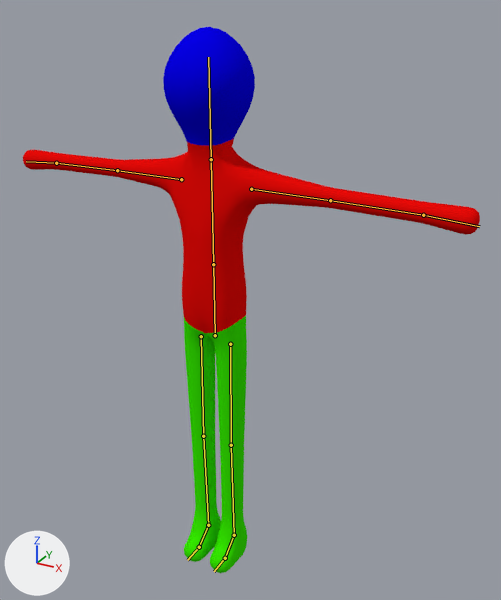
Two versions of the Blender file Assets/Blenders/NOCHuman.blend, one commit apart.
The view is the same before and after, from a 50 mm lens placed at (1.066, -1.702, 1.867), pointed at (0.03, 0.18, 0.926). The axes (+X, +Y, +Z) are drawn at lower left. The lights are the same throughout. The bones that bend it are drawn over the model as lines.

Names of what the first picture shows: 'Human'.
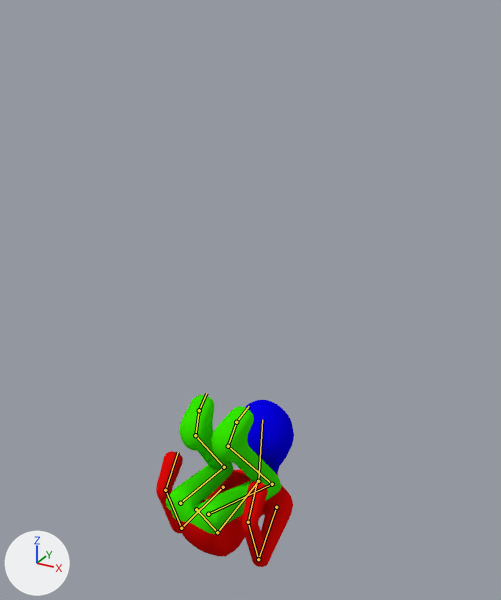
The newer file adds an action. The first version stands in its rest pose; the second is drawn at frame 25 of the action 'RollDodge'.

Location of each change, [x1, y1, x2, y2] in pixels of the pictures (501 x 600 px):
'Human', posed (70% narrower, 68% shorter): before [23, 27, 480, 573]; after [156, 395, 294, 567]
bone 'Hip', root to tip: before (215, 335) to (213, 264); after (196, 509) to (217, 532)
bone 'Spine', root to tip: before (213, 264) to (211, 159); after (217, 532) to (258, 481)
bone 'Head', root to tip: before (211, 159) to (208, 57); after (258, 481) to (262, 419)
bone 'Upper Arm.L', root to tip: before (251, 189) to (330, 200); after (276, 507) to (258, 559)
bone 'Lower Arm.L', root to tip: before (330, 200) to (423, 215); after (258, 559) to (248, 522)
bone 'Hand.L', root to tip: before (423, 215) to (479, 226); after (248, 522) to (257, 480)
bone 'Upper Arm.R', root to tip: before (181, 179) to (117, 170); after (223, 487) to (181, 528)
bone 'Lower Arm.R', root to tip: before (117, 170) to (56, 163); after (181, 528) to (165, 490)
bone 'Hand.R', root to tip: before (56, 163) to (26, 161); after (165, 490) to (178, 452)
bone 'Lower Leg.L', root to tip: before (231, 445) to (234, 535); after (272, 484) to (228, 446)
bone 'Foot.L', root to tip: before (234, 535) to (225, 558); after (228, 446) to (236, 422)
bone 'Lower Leg.R', root to tip: before (203, 436) to (208, 525); after (224, 467) to (195, 435)
bone 'Foot.R', root to tip: before (208, 525) to (199, 547); after (195, 435) to (199, 410)

What the commit changed:
Bone 'Hip' (bone_hip) moves from (0.0, 0.0, 0.0) to (-0.003, -0.602, 0.141).
Bone 'Hip' (bone_hip) turns from (0, 0, 0) to (-147, 0, 0) degrees about its own x, y and z.
Bone 'Spine' (bone_spine) turns from (0, 0, 0) to (59, 0, 1) degrees about its own x, y and z.
Bone 'Head' (bone_head) turns from (0, 0, 0) to (83, 0, 0) degrees about its own x, y and z.
Bone 'Upper Arm.L' (bone_upper_arm_l) turns from (0, 0, 0) to (-9, 2, -79) degrees about its own x, y and z.
Bone 'Lower Arm.L' (bone_lower_arm_l) turns from (0, 0, 0) to (81, 0, -10) degrees about its own x, y and z.
Bone 'Hand.L' (bone_hand_l) turns from (0, 0, 0) to (53, -1, -4) degrees about its own x, y and z.
Bone 'Upper Arm.R' (bone_upper_arm_r) turns from (0, 0, 0) to (-9, -2, 79) degrees about its own x, y and z.
Bone 'Lower Arm.R' (bone_lower_arm_r) turns from (0, 0, 0) to (81, 0, 10) degrees about its own x, y and z.
Bone 'Hand.R' (bone_hand_r) turns from (0, 0, 0) to (53, 1, 4) degrees about its own x, y and z.
Bone 'Lower Leg.L' (bone_lower_leg_l) moves from (0.0, 0.0, 0.0) to (0.03, 0.23, -0.101).
Bone 'Lower Leg.L' (bone_lower_leg_l) turns from (0, 0, 0) to (-54, 0, -2) degrees about its own x, y and z.
Bone 'Foot.L' (bone_foot_l) moves from (0.0, 0.0, 0.0) to (0.063, 0.477, 0.708).
Bone 'Foot.L' (bone_foot_l) turns from (0, 0, 0) to (156, 1, -8) degrees about its own x, y and z.
Bone 'Lower Leg.R' (bone_lower_leg_r) moves from (0.0, 0.0, 0.0) to (-0.008, 0.229, -0.104).
Bone 'Lower Leg.R' (bone_lower_leg_r) turns from (0, 0, 0) to (-54, 0, 1) degrees about its own x, y and z.
Bone 'Foot.R' (bone_foot_r) moves from (0.0, 0.0, 0.0) to (-0.063, 0.477, 0.708).
Bone 'Foot.R' (bone_foot_r) turns from (0, 0, 0) to (156, -1, 8) degrees about its own x, y and z.
Bone 'Leg IK.L' (bone_leg_ik_l) moves from (0.0, 0.0, 0.0) to (0.009, -0.05, 0.426).
Bone 'Leg IK.L' (bone_leg_ik_l) turns from (0, 0, 0) to (-157, 0, 0) degrees about its own x, y and z.
Bone 'Pole Target.L' (bone_pole_target_l) moves from (0.0, 0.0, 0.0) to (0.064, -0.246, -0.922).
Bone 'Pole Target.L' (bone_pole_target_l) turns from (0, 0, 0) to (171, 0, 0) degrees about its own x, y and z.
Bone 'Leg IK.R' (bone_leg_ik_r) moves from (0.0, 0.0, 0.0) to (-0.009, -0.05, 0.426).
Bone 'Leg IK.R' (bone_leg_ik_r) turns from (0, 0, 0) to (-157, 0, 0) degrees about its own x, y and z.
Bone 'Pole Target.R' (bone_pole_target_r) moves from (0.0, 0.0, 0.0) to (-0.064, -0.246, -0.922).
Bone 'Pole Target.R' (bone_pole_target_r) turns from (0, 0, 0) to (171, 0, 0) degrees about its own x, y and z.
